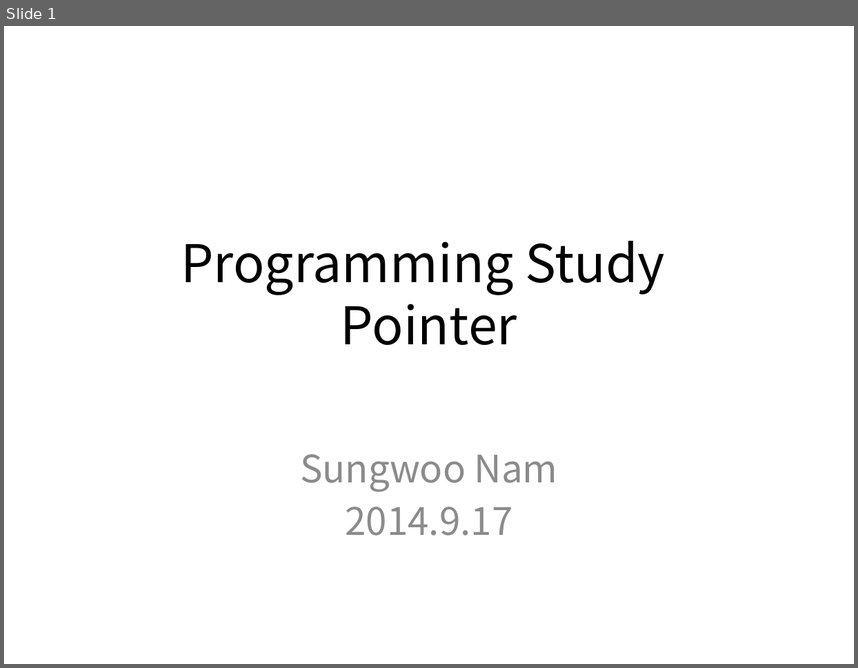
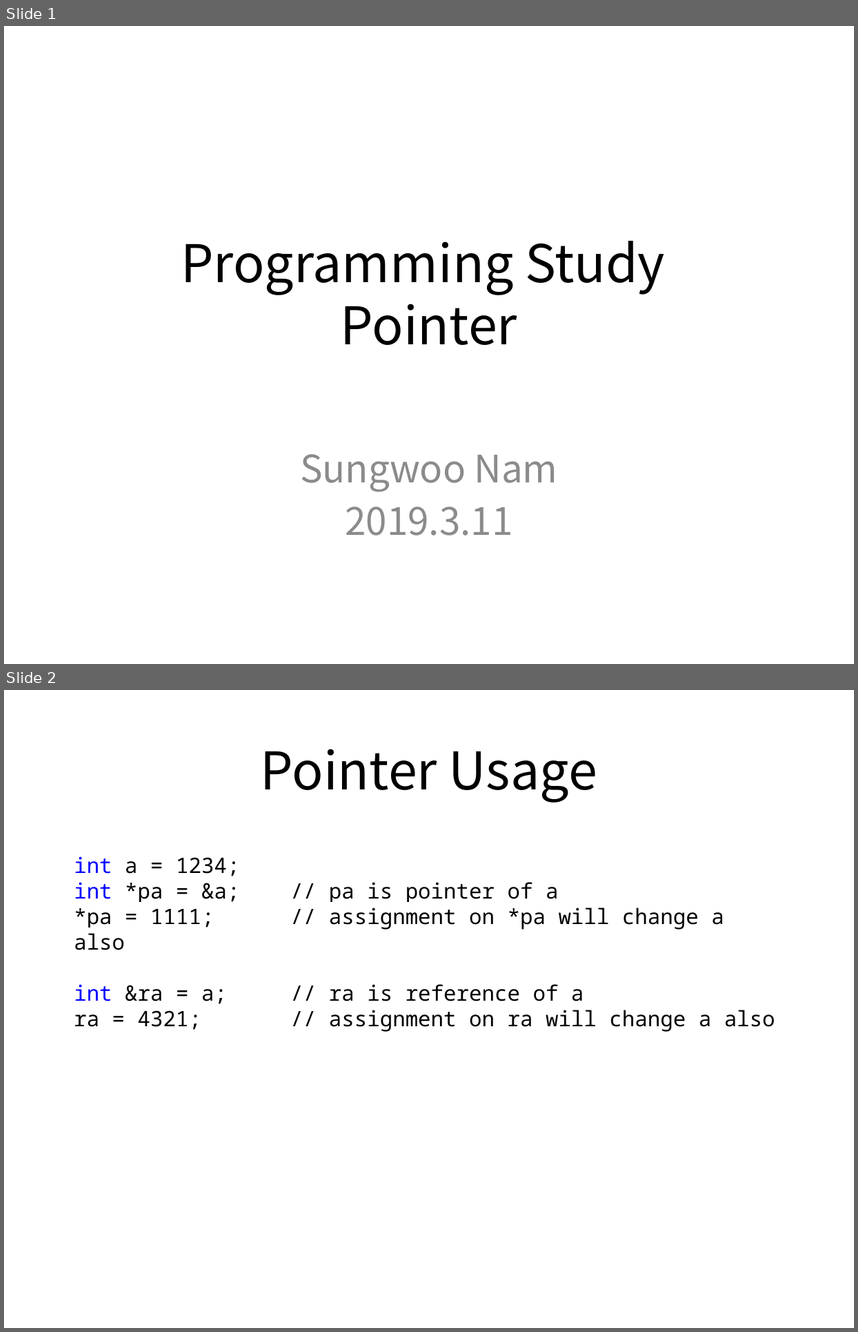
Before and after one commit to SungwooNam/ProgrammingStudy, a slide deck: src/Documents/Programming Study - Pointers.pptx. Shown one above the other, each under a label of ours: slide 1 before the commit, slides 1 and 2 after it. The pictures are 858x668 and 858x1332 pixels, drawn with LibreOffice and Linux fonts; fonts in the diff are those of the drawing. Boxes give left, top, right and bottom in pixels: in the first picture for what was removed or moved away, otherwise in the second. Text is boxed around its words. In the diff, an @@ line names an element or a change of style, - is before the commit and + after.

```diff
--- a/src/Documents/Programming Study - Pointers.pptx
+++ b/src/Documents/Programming Study - Pointers.pptx
@@ slide 2 added at (x1=4, y1=690, x2=854, y2=1328), background #FFFFFF @@
@@ title added at (x1=261, y1=749, x2=597, y2=802), 44 pt, text #000000 @@
+Pointer Usage
@@ text added at (x1=74, y1=856, x2=775, y2=1032), 18 pt, text #000000 @@
+int a = 1234;
+int *pa = &a; // pa is pointer of a
+*pa = 1111; // assignment on *pa will change a also
+int &ra = a; // ra is reference of a
+ra = 4321; // assignment on ra will change a also
@@ slide 1 changed as well @@
@@ subtitle at (x1=345, y1=506, x2=513, y2=535): text changed @@
-2014.9.17
+2019.3.11
```
Also in this commit, not shown: 9 other slides added, 7 slides removed, 5 other files.
